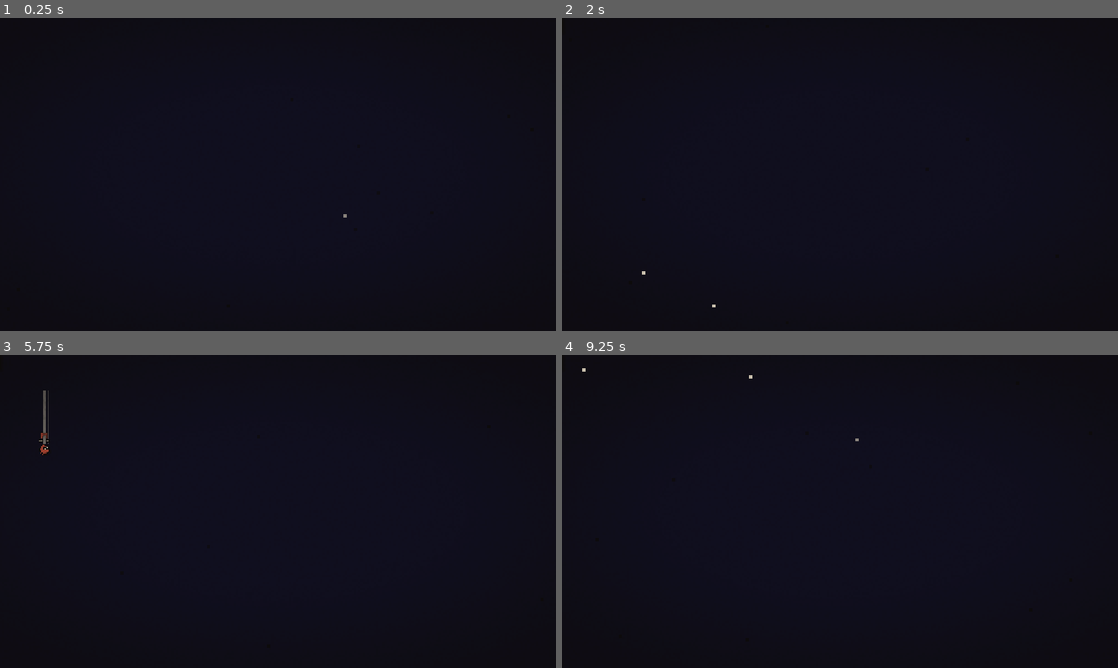
Above: before the commit, frames 1-4 (two rows, left to right).
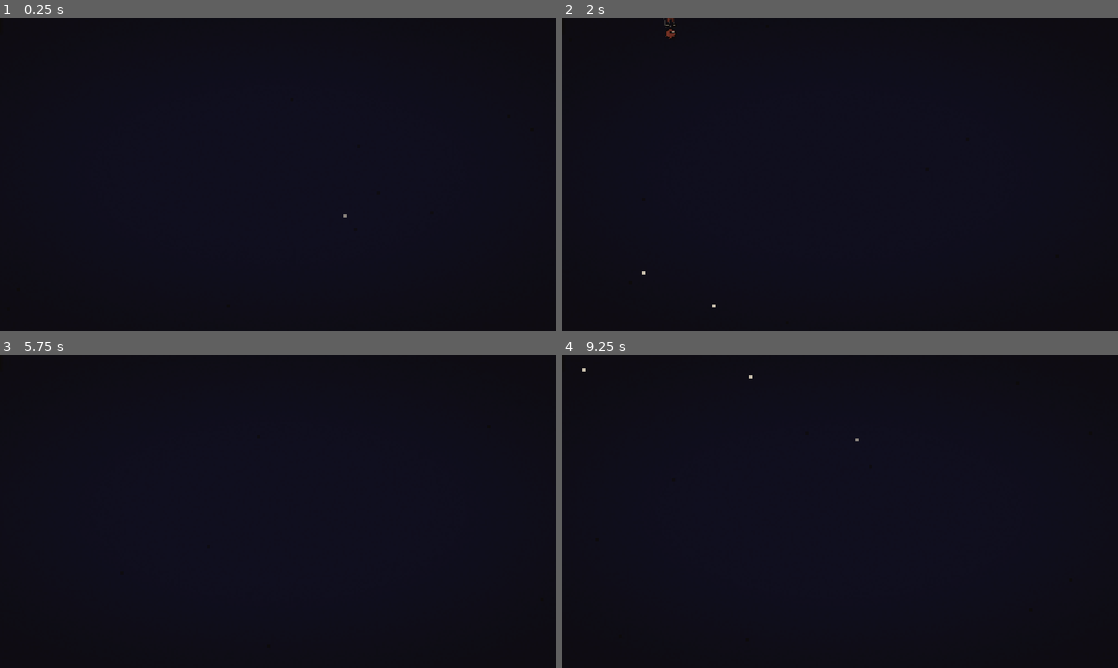
Above: after the commit, the same moments.

Repository: Punff/game-dev
Game: Godot game, scene res://tests/run_tests.tscn
The game is run twice, just before and just after one commit, with the same random seed, the same clock (stepped at 60 frames per second) and the same inputs. This scene is started directly instead of the project's main scene.
Inputs (mouse positions are in pixels of both pictures, inside the frame that each line leads up to):
- Up to frame 1 (0.25 s): no input
- Up to frame 2 (2 s): tap Enter at 0.5 s; move the mouse to (962, 158) at 0.52 s; hold Right (ui_right) 0.53-1.25 s; tap Q at 0.6 s; click (962, 158) at 0.67 s; tap Space (ui_select) at 0.77, 1.25 s; drag from (728, 190) to (812, 237) at 1.27 s
- Up to frame 3 (5.75 s): move the mouse to (333, 442) at 2.02 s; hold Right (ui_right) 2.03-2.75 s; tap E at 2.1 s; drag from (250, 574) to (111, 464) at 2.77 s; move the mouse to (444, 558) at 3.52 s; hold Left (ui_left) 3.53-4.25 s; tap L at 3.6 s; tap Space (ui_select) at 3.77 s; drag from (111, 464) to (194, 433) at 4.27 s; move the mouse to (305, 511) at 5.02 s; hold S from 5.03 s (still down); tap J at 5.1 s; click (305, 511) at 5.17 s
- Up to frame 4 (9.25 s): release S at 5.75 s; tap Enter at 5.75, 8.75 s; drag from (756, 433) to (728, 527) at 5.77 s; move the mouse to (962, 495) at 6.52 s; hold W 6.53-7.25 s; tap Alt at 6.6 s; tap Space (ui_select) at 6.77, 7.25 s; drag from (728, 527) to (812, 574) at 7.27 s; move the mouse to (895, 442) at 8.02 s; hold S 8.03-8.75 s; tap Keypad Enter at 8.1 s; drag from (812, 574) to (673, 464) at 8.77 s

The runs differ from the first frame. In frame 2, less than 0.1% of the frame differs, in the area x 18-21%, y 0-7%; in frame 3, 0.1%, in the area x 7-9%, y 11-32%; in frame 4, nothing differs.

Commit message:
Revert "Debris reacts to jumps; springy gravity field"
This reverts commit dabcb1c2638d32c0843096e4b7c97ec461631eb7.

Diff:
--- a/blocks/fragment.gd
+++ b/blocks/fragment.gd
@@ -33,8 +33,8 @@
 	mass = 10.0
 	linear_damp = 1.6
 	angular_damp = 3.0
-	collision_layer = 2          # its own layer so players stand on it without riding it
-	collision_mask = 3
+	collision_layer = 1
+	collision_mask = 1
 	contact_monitor = true
 	max_contacts_reported = 3
 	continuous_cd = RigidBody2D.CCD_MODE_CAST_RAY
@@ -50,16 +50,6 @@
 	_thrown_time = 0.35
 	linear_velocity = velocity
 	angular_velocity = randf_range(-8, 8)
-
-
-## Shoved by a player (jump, landing): moves fast enough to hurt others,
-## but never the one who kicked it.
-func kick(by: Player, dv: Vector2) -> void:
-	linear_velocity += dv
-	angular_velocity += randf_range(-4, 4) * minf(dv.length() / 400.0, 1.0)
-	if dv.length() > IMPACT_SPEED * 0.5:
-		thrown_by = by
-		_thrown_time = 0.25
 
 
 func _physics_process(delta: float) -> void:
@@ -83,7 +73,7 @@
 	if body is BreakableBlock:
 		body.hit_by_debris(global_position, linear_velocity)
 	elif body is Player:
-		if body == held_by or (body == thrown_by and _thrown_time > 0.0):
+		if body == thrown_by and _thrown_time > 0.0:
 			return
 		body.hit_by_chunk(linear_velocity * 0.55, self)
 		linear_velocity *= 0.35
--- a/scripts/player/player.gd
+++ b/scripts/player/player.gd
@@ -44,21 +44,6 @@
 const JUMP_PUSH_RADIUS := 200.0
 const JUMP_PUSH_FORCE := 260.0
 
-# ── Debris ───────────────────────────────────
-const KICK_RADIUS := 150.0        ## jumping kicks debris this close (scales with charge)
-const KICK_SPEED := 650.0         ## at point blank, per unit of jump strength
-const SPLASH_RADIUS := 120.0      ## hard landings scatter debris this close
-const SPLASH_SPEED := 0.6         ## fraction of landing speed passed to debris
-const BUMP := 0.5                 ## fraction of your speed into debris passed on contact
-const WEIGHT := 55.0              ## px/s² debris you stand on sinks
-const FIELD_SPRING := 55.0        ## gravity field pull towards a slot (underdamped: it swings)
-const FIELD_DAMP := 7.0
-const FIELD_MAX_ACCEL := 5000.0
-const FLOOR_COLS := 5             ## bricks per row when the field packs a floor under you
-const FLOOR_SLOT := Vector2(66, 32)
-const FIELD_LURE := 1.6           ## debris out to this many field radii drifts in
-const FIELD_LURE_ACCEL := 700.0
-
 ## Half width of the arena; past this (plus a margin) you've been knocked out.
 static var world_half_width := 800.0
 const OUT_OF_BOUNDS := 500.0
@@ -101,8 +86,7 @@
 
 func _init() -> void:
 	collision_layer = 1
-	collision_mask = 3           # world + debris
-	platform_floor_layers = 1    # ride moving platforms, not drifting debris
+	collision_mask = 1
 	floor_snap_length = 6.0
 	floor_max_angle = deg_to_rad(50)
 	var cs := CollisionShape2D.new()
@@ -188,9 +172,7 @@
 	_handle_abilities(delta)
 
 	var fall_speed := velocity.y
-	var pre_slide := velocity
 	move_and_slide()
-	_push_debris_on_contact(pre_slide, delta)
 
 	# No walls: get shoved far enough off the side and you're out.
 	if absf(global_position.x) > world_half_width + OUT_OF_BOUNDS:
@@ -333,57 +315,20 @@
 		f.claim_dist = d
 		f.held_by = self
 		held.append(f)
-	# Chunks gather where you aim; with no aim they pack under your feet into
-	# a floor. Each one takes the slot nearest to where it already is, so
-	# their paths don't cross and tangle.
-	var aimed := aim.length_squared() > 0.2
-	var slots := _field_slots(held, aim) if aimed else _floor_slots(held)
-	for i in held.size():
-		var f := held[i]
-		var to_target: Vector2 = global_position + slots[i] - f.global_position
-		var acc := to_target * FIELD_SPRING - (f.linear_velocity - velocity) * FIELD_DAMP
-		f.linear_velocity += acc.limit_length(FIELD_MAX_ACCEL) * delta
-		# Packed under your feet, bricks turn flat.
-		var spin := f.angular_velocity * 0.6 if aimed else -wrapf(f.rotation, -PI * 0.5, PI * 0.5) * 12.0
-		f.angular_velocity = lerpf(f.angular_velocity, spin, minf(10.0 * delta, 1.0))
+		# Chunks gather where you aim; with no aim they pack under your feet
+		# into a platform you can stand on.
+		var idx := held.size() - 1
+		var base := Vector2(0, RADIUS + 34)
+		if aim.length_squared() > 0.2:
+			base = aim.normalized() * 95.0
+		var spread := Vector2((idx % 4 - 1.5) * 44.0, -(idx / 4) * 30.0) if aim.length_squared() <= 0.2 \
+			else Vector2(cos(idx * 2.4), sin(idx * 2.4)) * (20.0 + idx * 4.0)
+		var target := global_position + base + spread
+		var to_target := target - f.global_position
+		var desired := to_target.normalized() * minf(to_target.length() * 7.0, 900.0) + velocity
+		f.linear_velocity = f.linear_velocity.lerp(desired, minf(8.0 * delta, 1.0))
+		f.angular_velocity = lerpf(f.angular_velocity, 0.0, minf(10.0 * delta, 1.0))
 	_held = held
-	# Loose debris just outside the field drifts in.
-	for f: Fragment in get_tree().get_nodes_in_group("fragments"):
-		if f.held_by == self or f.stun > 0.0:
-			continue
-		var to := global_position - f.global_position
-		var d := to.length()
-		if d > GRAVITY_RADIUS and d < GRAVITY_RADIUS * FIELD_LURE:
-			var k := 1.0 - (d - GRAVITY_RADIUS) / (GRAVITY_RADIUS * (FIELD_LURE - 1.0))
-			f.linear_velocity += to / d * FIELD_LURE_ACCEL * k * delta
-
-
-## Offsets (from the player) of a floor of bricks under your feet: rows of
-## FLOOR_COLS, filled top row first by whoever is highest, left to right,
-## with a brick right under you (not a seam).
-func _floor_slots(held: Array[Fragment]) -> Array:
-	var order := range(held.size())
-	order.sort_custom(func(a, b): return held[a].global_position.y < held[b].global_position.y)
-	var slots := []
-	slots.resize(held.size())
-	for row_start in range(0, order.size(), FLOOR_COLS):
-		var row: Array = order.slice(row_start, row_start + FLOOR_COLS)
-		row.sort_custom(func(a, b): return held[a].global_position.x < held[b].global_position.x)
-		for c in row.size():
-			slots[row[c]] = Vector2((c - row.size() / 2) * FLOOR_SLOT.x, RADIUS + 16.0 + (row_start / FLOOR_COLS) * FLOOR_SLOT.y)
-	return slots
-
-
-## A loose cluster out in front of you, where you aim.
-func _field_slots(held: Array[Fragment], aim: Vector2) -> Array:
-	var order := range(held.size())
-	var a := aim.normalized()
-	order.sort_custom(func(i, j): return (held[i].global_position - global_position).dot(a) > (held[j].global_position - global_position).dot(a))
-	var slots := []
-	slots.resize(held.size())
-	for k in order.size():
-		slots[order[k]] = a * 95.0 + Vector2(cos(k * 2.4), sin(k * 2.4)) * (20.0 + k * 4.0)
-	return slots
 
 
 func _fire_shockwave() -> void:
@@ -462,20 +407,14 @@
 		var r := JUMP_PUSH_RADIUS * strength
 		if to.length() < r:
 			other.velocity += to.normalized() * JUMP_PUSH_FORCE * strength
-	# Debris gets kicked too - what you jump off is shoved down and away, and
-	# a charged jump launches it hard enough to hurt.
-	var r := KICK_RADIUS * strength
+	# Debris gets kicked too.
 	for f: Fragment in get_tree().get_nodes_in_group("fragments"):
 		if f.held_by == self:
 			continue
 		var to := f.global_position - global_position
-		var d := to.length()
-		if d >= r:
-			continue
-		var dir := to / d if d > 1.0 else Vector2.DOWN
-		if to.y > 0.0:
-			dir = (dir + Vector2.DOWN).normalized()
-		f.kick(self, dir * KICK_SPEED * strength * (1.0 - d / r))
+		var r := 180.0 * strength
+		if to.length() < r:
+			f.apply_central_impulse(to.normalized() * 900.0 * (1.0 - to.length() / r) * strength)
 
 
 func _on_landed() -> void:
@@ -486,16 +425,6 @@
 		Sfx.play("land", -8.0 + impact * 6.0)
 	if last_impact > 1000.0:
 		SignalBus.screen_shake_requested.emit(5.0)
-	# Hard landings splash nearby debris outwards (ground pounds most of all).
-	if last_impact > 450.0:
-		for f: Fragment in get_tree().get_nodes_in_group("fragments"):
-			if f.held_by == self:
-				continue
-			var to := f.global_position - global_position
-			var d := to.length()
-			if d < SPLASH_RADIUS:
-				var dir := (to / maxf(d, 1.0) + Vector2.UP * 0.6).normalized()
-				f.kick(self, dir * last_impact * SPLASH_SPEED * (1.0 - d / SPLASH_RADIUS))
 
 
 func _update_floor_blocks(delta: float) -> void:
@@ -522,21 +451,6 @@
 	_floor_blocks = now
 
 
-## The ball shoves debris it runs or lands into, and what you stand on sinks.
-func _push_debris_on_contact(pre_slide: Vector2, delta: float) -> void:
-	for i in get_slide_collision_count():
-		var col := get_slide_collision(i)
-		var f := col.get_collider() as Fragment
-		if f == null or f.held_by == self:
-			continue
-		var n := col.get_normal()
-		var into := pre_slide.dot(-n) - f.linear_velocity.dot(-n)
-		if into > 0.0:
-			f.linear_velocity += -n * into * BUMP
-		if n.y < -0.6:
-			f.linear_velocity.y += WEIGHT * delta
-
-
 func _push_players_on_contact() -> void:
 	for i in get_slide_collision_count():
 		var c := get_slide_collision(i).get_collider()
--- a/tests/run_tests.gd
+++ b/tests/run_tests.gd
@@ -15,7 +15,6 @@
 	_test_planner_determinism()
 	_test_bindings_roundtrip()
 	await _test_bricks()
-	await _test_debris_feel()
 	await _test_jump_physics_matches_envelope()
 	await _test_game_smoke()
 	await _test_chaos()
@@ -288,89 +287,6 @@
 		f.free()
 
 
-# ── Debris vs. player abilities ──────────────
-
-func _brick_at(pos: Vector2) -> Fragment:
-	var f := Fragment.new()
-	var hs := Vector2(30, 14)
-	f.setup(PackedVector2Array([-hs, Vector2(hs.x, -hs.y), hs, Vector2(-hs.x, hs.y)]), Color.WHITE, Color.WHITE)
-	get_tree().root.add_child(f)
-	f.global_position = pos
-	return f
-
-
-func _test_debris_feel() -> void:
-	PlayerManager.clear()
-	var id := PlayerManager.join(Settings.DEVICE_KB_A)
-	var floor_block := StaticPlatform.new()
-	floor_block.position = Vector2(0, -8000)
-	floor_block.set_block_size(Vector2(1200, 60))
-	get_tree().root.add_child(floor_block)
-	var p := Player.new()
-	p.setup(PlayerManager.players[id])
-	get_tree().root.add_child(p)
-	var top := floor_block.position.y - 30.0 - Player.RADIUS
-	p.global_position = Vector2(0, top)
-	await get_tree().physics_frame
-
-	# Jump kick: a plain jump shoves nearby debris, a charged jump makes it a projectile.
-	var f := _brick_at(Vector2(70, top - 10))
-	p._on_jumped(1.0, true)
-	var plain := f.linear_velocity.length()
-	f.linear_velocity = Vector2.ZERO
-	p._on_jumped(2.0, true)
-	var charged := f.linear_velocity.length()
-	print("Debris: jump kick %.0f px/s, charged kick %.0f px/s" % [plain, charged])
-	check(plain > 250.0, "a jump visibly kicks nearby debris")
-	check(charged > Fragment.IMPACT_SPEED, "a charged jump launches debris hard enough to hurt")
-	check(f.thrown_by == p, "kicked debris doesn't hit the kicker")
-	f.free()
-
-	# Gravity field: bricks swing in and settle into a flat floor under you.
-	var bricks: Array[Fragment] = []
-	for i in 6:
-		bricks.append(_brick_at(Vector2(-120 + i * 48, top - 120 - (i % 2) * 40)))
-	p.global_position = Vector2(0, top - 200)
-	p.controls_enabled = true
-	Input.action_press(PlayerManager.action(id, "gravity"))
-	for i in 80:   # ~1.3 s
-		await get_tree().physics_frame
-	var held := p.held_count()
-	var spread := 0.0
-	var tilt := 0.0
-	var speed := 0.0
-	for b in bricks:
-		spread = maxf(spread, absf(b.global_position.y - p.global_position.y))
-		tilt = maxf(tilt, absf(wrapf(b.rotation, -PI * 0.5, PI * 0.5)))
-		speed = maxf(speed, (b.linear_velocity - p.velocity).length())
-	print("Field: holding %d, max depth below %.0f px, max tilt %.0f°, max rel. speed %.0f px/s" % [held, spread, rad_to_deg(tilt), speed])
-	check(held == bricks.size(), "the field gathers every brick in range")
-	check(spread < 110.0, "held bricks pack under the player")
-	check(tilt < deg_to_rad(15), "bricks packed under you lie flat")
-	check(speed < 150.0, "held bricks settle instead of jittering")
-	Input.action_release(PlayerManager.action(id, "gravity"))
-	await get_tree().physics_frame
-
-	# Ground pound into a pile splashes it.
-	for b in bricks:
-		b.global_position = Vector2(randf_range(-60, 60), top - 5)
-		b.linear_velocity = Vector2.ZERO
-	p.gravity_cd = 0.0
-	p.global_position = Vector2(0, top - 4)
-	p.last_impact = 2000.0
-	p._on_landed()
-	var fastest := 0.0
-	for b in bricks:
-		fastest = maxf(fastest, b.linear_velocity.length())
-	check(fastest > Fragment.IMPACT_SPEED, "a ground pound sends nearby debris flying")
-	for b in bricks:
-		b.free()
-	p.queue_free()
-	floor_block.queue_free()
-	await get_tree().process_frame
-	PlayerManager.clear()
-
-
 # ── Smoke test: the real game scene runs ─────
 
 func _test_game_smoke() -> void:
--- a/tests/screenshot.gd
+++ b/tests/screenshot.gd
@@ -129,24 +129,6 @@
 			ps[0].velocity = Vector2.ZERO
 			ps[0].facing = 1.0
 			ps[0]._fire_shockwave()
-		"field":
-			# P1 hovers in open air among loose bricks and holds the field;
-			# P2 charge-jumps out of a pile next to them.
-			await get_tree().create_timer(4.0).timeout
-			var ps: Array = scene.players
-			var c: Vector2 = ps[0].global_position + Vector2(0, -330)
-			ps[0].global_position = c
-			ps[0].velocity = Vector2.ZERO
-			for i in 8:
-				var f := Fragment.new()
-				var hs := Vector2(30, 14)
-				f.setup(PackedVector2Array([-hs, Vector2(hs.x, -hs.y), hs, Vector2(-hs.x, hs.y)]), Palette.BLOCKS["breakable_block"][0], Palette.BLOCKS["breakable_block"][1])
-				f.brick_outline = Block.rough_rect(Rect2(-hs, hs * 2.0), i * 17, 1.1)
-				scene.world.add_child(f)
-				f.global_position = c + Vector2(randf_range(-150, 150), randf_range(-120, 120))
-				f.rotation = randf_range(-1.2, 1.2)
-			scene.camera.snap()
-			Input.action_press(PlayerManager.action(1, "gravity"))
 		"climb":
 			# Teleport players upward to preview later biomes.
 			await get_tree().create_timer(4.0).timeout
